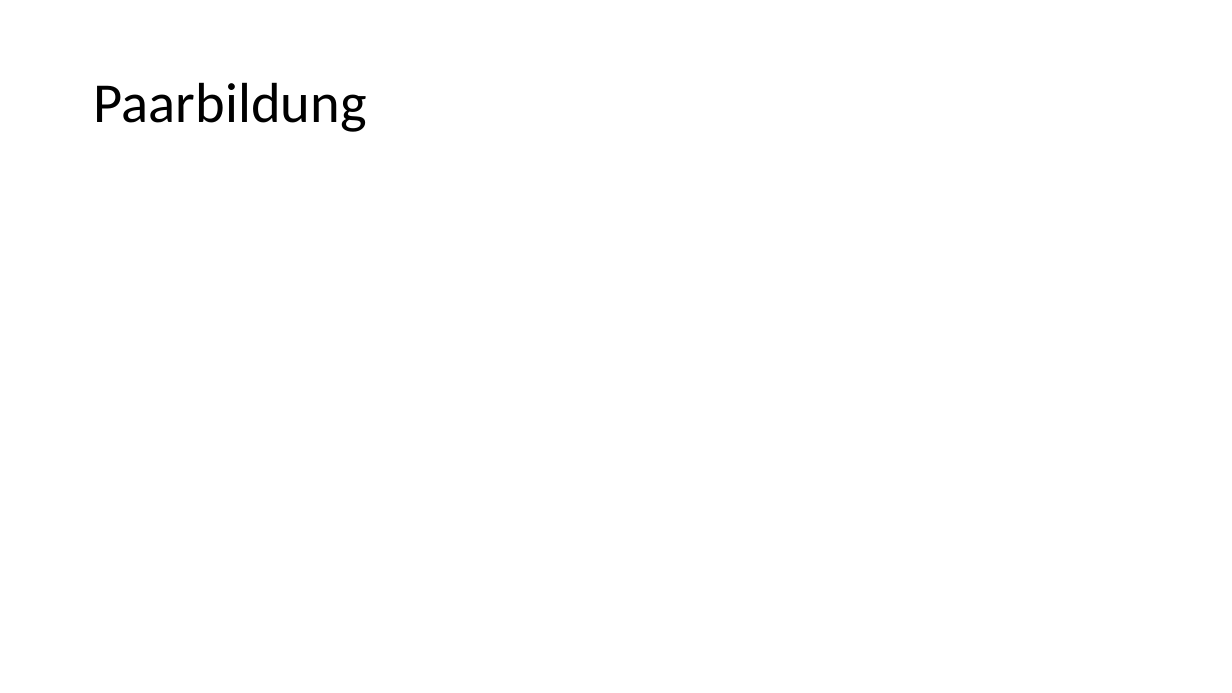
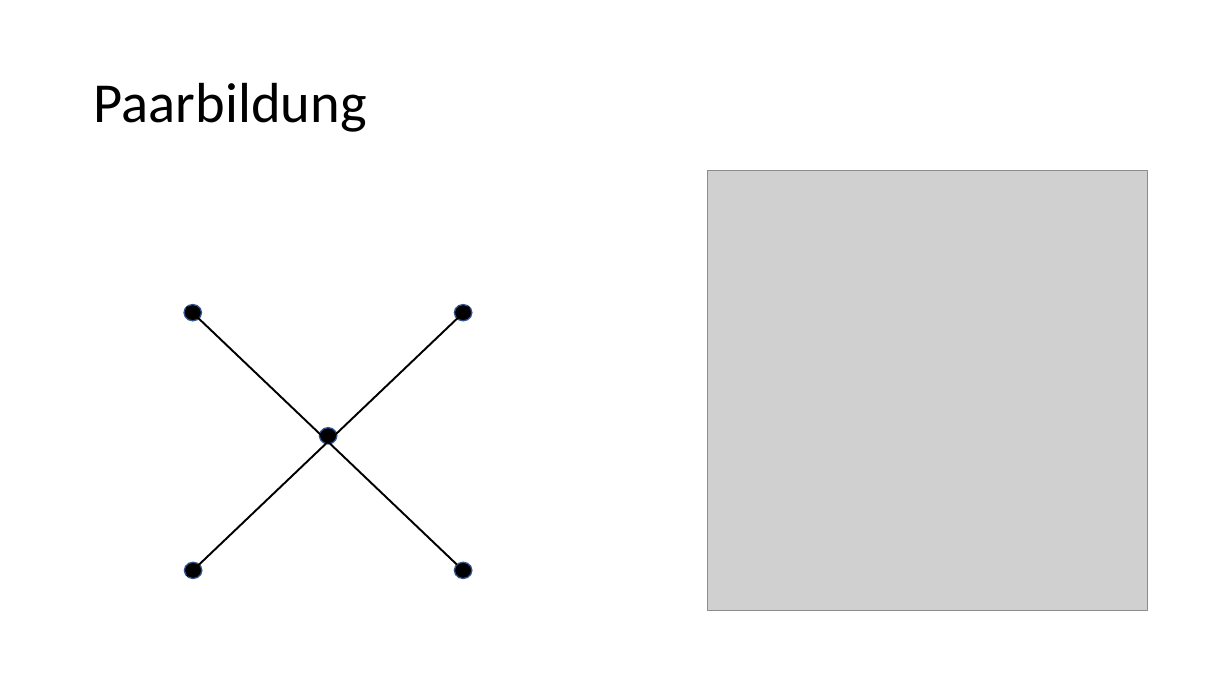
Before and after one commit to 837/ip5-nlp-ch, a slide deck: slide 24 of doc/IP5_Presentation.pptx (slide 27 before the commit). Drawn at 1232x693 pixels with LibreOffice and Linux fonts; fonts in the diff are those of the drawing; grey boxes stand for pictures. Boxes give left, top, right and bottom in pixels: in the first picture for what was removed or moved away, otherwise in the second. Text is boxed around its words. In the diff, an @@ line names an element or a change of style, - is before the commit and + after.

```diff
--- a/doc/IP5_Presentation.pptx
+++ b/doc/IP5_Presentation.pptx
@@ picture added at (708, 171, 1148, 611) @@
@@ ellipse added at (184, 305, 201, 322), fill #000000, outline #325491 1 pt @@
@@ line added from (470, 307) to (187, 577), #000000 1.5 pt @@
@@ line added from (187, 307) to (457, 565), #000000 1.5 pt @@
@@ ellipse added at (455, 305, 472, 322), fill #000000, outline #325491 1 pt @@
@@ ellipse added at (320, 428, 337, 445), fill #000000, outline #325491 1 pt @@
@@ ellipse added at (185, 562, 202, 579), fill #000000, outline #325491 1 pt @@
@@ ellipse added at (455, 562, 472, 579), fill #000000, outline #325491 1 pt @@
```
Also in this commit, not shown: 2 other slides changed, 2 slides added, 3 slides removed.
